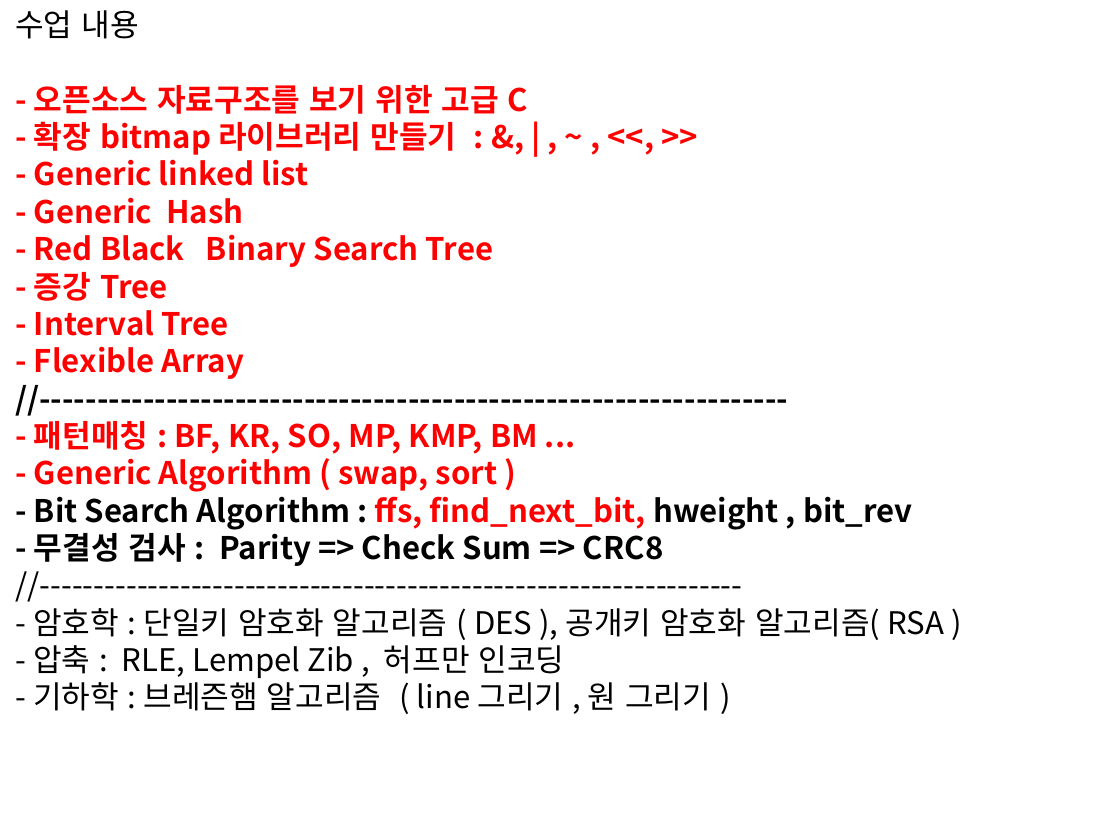
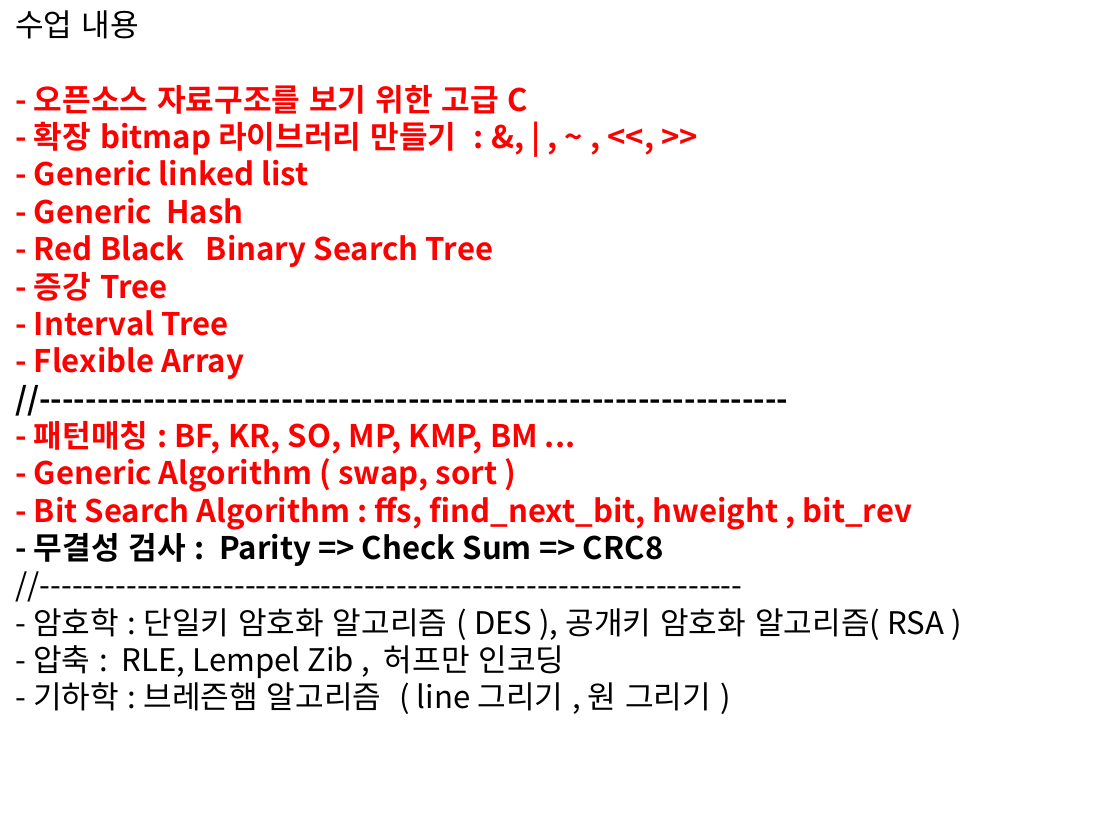
Before and after one commit to chisun-joung/osdsalgo_c, a slide deck: slide 2 of 05_day.pptx. Drawn at 1120x840 pixels with LibreOffice and Linux fonts; fonts in the diff are those of the drawing. Boxes give left, top, right and bottom in pixels: in the first picture for what was removed or moved away, otherwise in the second. Text is boxed around its words. In the diff, an @@ line names an element or a change of style, - is before the commit and + after.

```diff
--- a/05_day.pptx
+++ b/05_day.pptx
@@ text at <box>34,490,912,530</box>: text colour #000000 to #FF0000 in "- Bit Search Algorithm : hweight , ..." @@
```
Also in this commit, not shown: 10 slides added, 2 other files.
